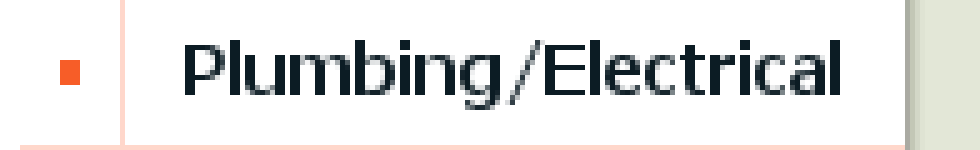
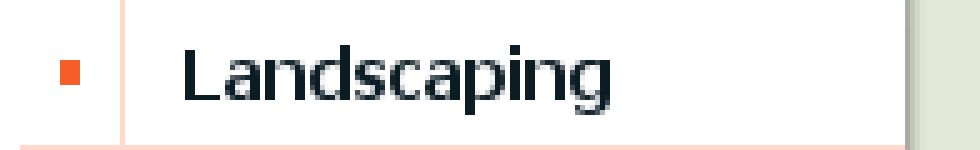
Comparing the layer stacks of the two (980, 150) images. Changes:
renamed "Plumbing/Electrical" to "Landscaping", painted on it over [185, 40, 840, 115]
